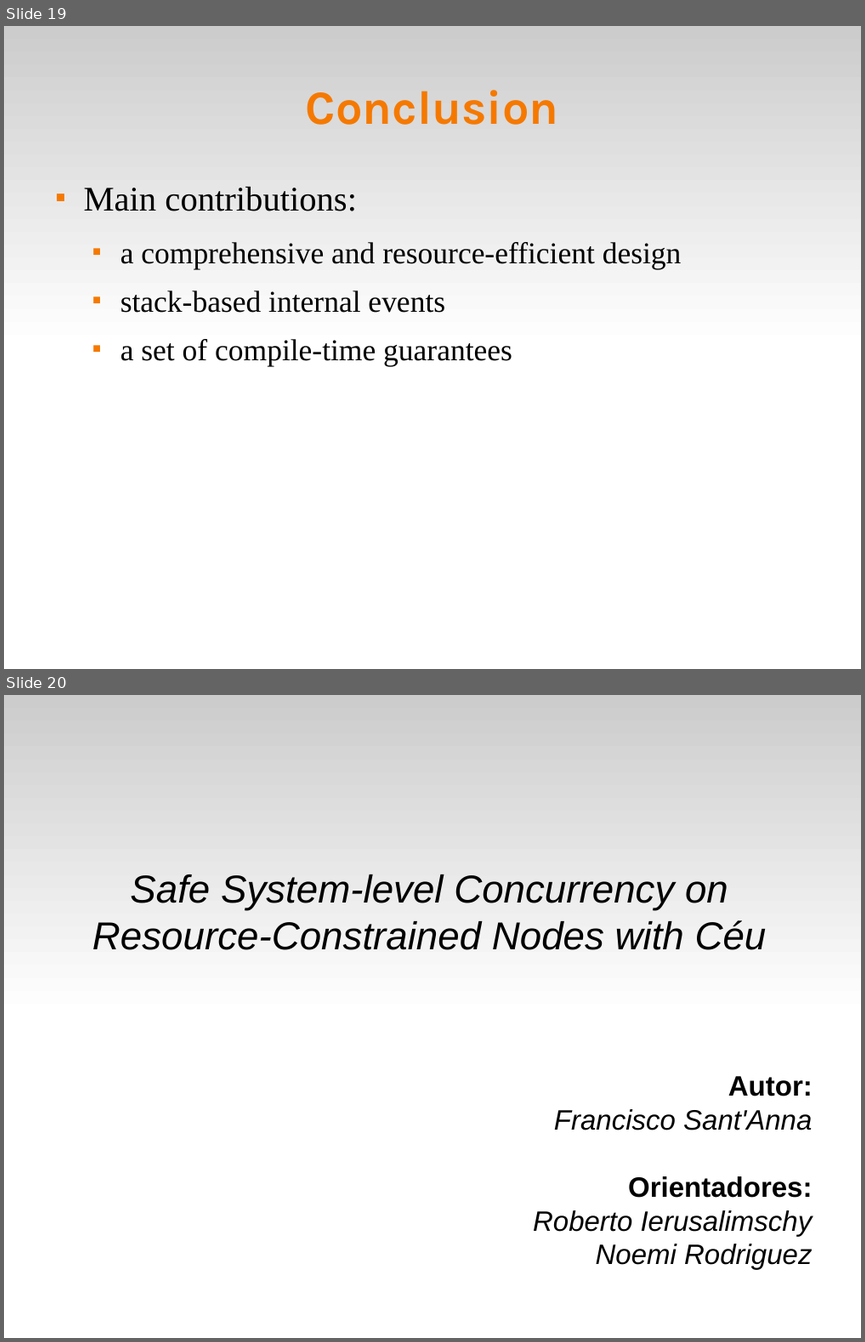
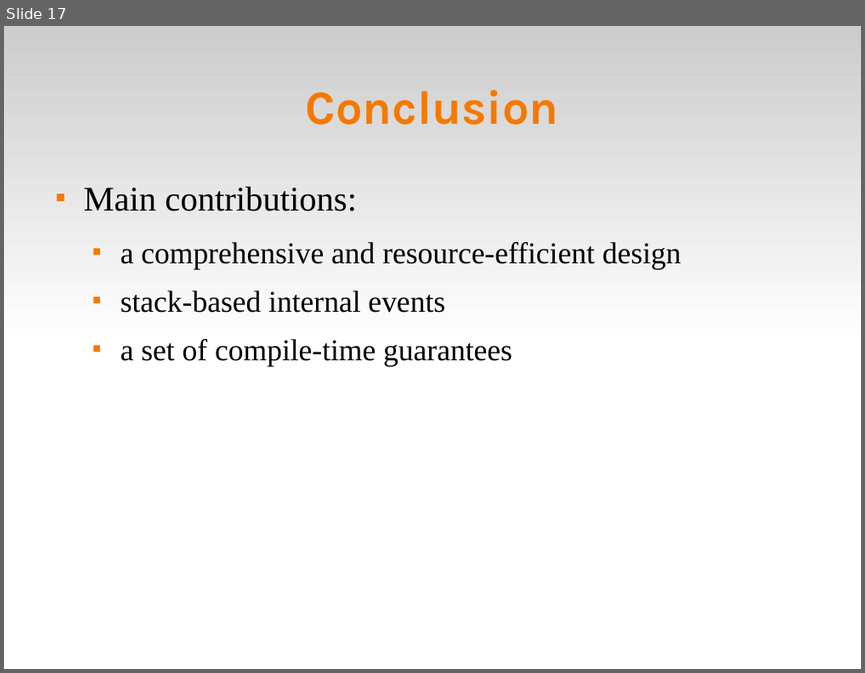
Before and after one commit to fsantanna-no/ceu-docs, a slide deck: ceu_sensys.odp. Shown one above the other, each under a label of ours: slides 19 and 20 before the commit, slide 17 after it. The pictures are 865x1342 and 865x673 pixels, drawn with LibreOffice and Linux fonts; fonts in the diff are those of the drawing. Boxes give left, top, right and bottom in pixels: in the first picture for what was removed or moved away, otherwise in the second. Text is boxed around its words. In the diff, an @@ line names an element or a change of style, - is before the commit and + after.

```diff
--- a/ceu_sensys.odp
+++ b/ceu_sensys.odp
@@ slide 20 removed at (4,695,861,1338), background #FFFFFF; not listed: 1 template element that a slide beside it also shows @@
@@ subtitle removed at (92,874,766,950) @@
-Safe System-level Concurrency on Resource-Constrained Nodes with Céu
@@ text removed at (533,1076,812,1270) @@
-Autor:
-Francisco Sant'Anna
-Orientadores:
-Roberto Ierusalimschy
-Noemi Rodriguez
@@ what was slide 19 is now slide 17 @@
```
Also in this commit, not shown: 10 slides changed.
